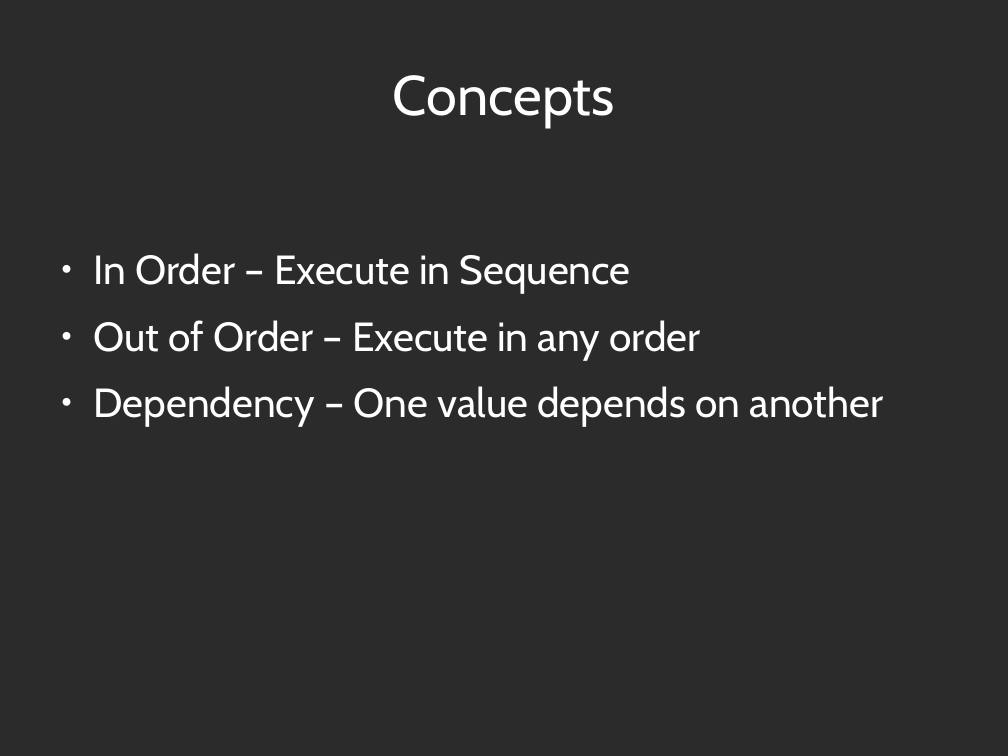
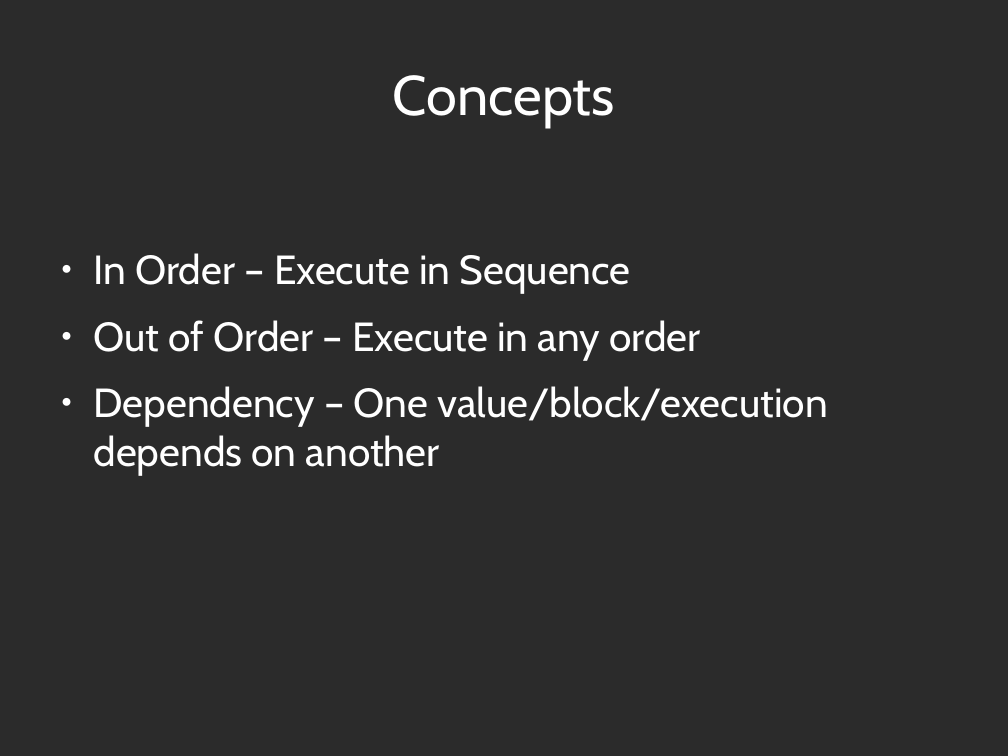
Before and after one commit to abramhindle/python-iteration-talk, a slide deck: slide 5 of iteration-talk.odp. Drawn at 1008x756 pixels with LibreOffice and Linux fonts; fonts in the diff are those of the drawing; background and template pictures are left out; a plain dark background stands for a picture behind light text. Boxes give left, top, right and bottom in pixels: in the first picture for what was removed or moved away, otherwise in the second. Text is boxed around its words. In the diff, an @@ line names an element or a change of style, - is before the commit and + after.

```diff
--- a/iteration-talk.odp
+++ b/iteration-talk.odp
@@ text at [94,386,828,475]: text changed @@
-● Dependency – One value depends on another
+● Dependency – One value/block/execution depends on another
```
Also in this commit, not shown: 2 other slides changed, 1 slide added, 3 other files.
